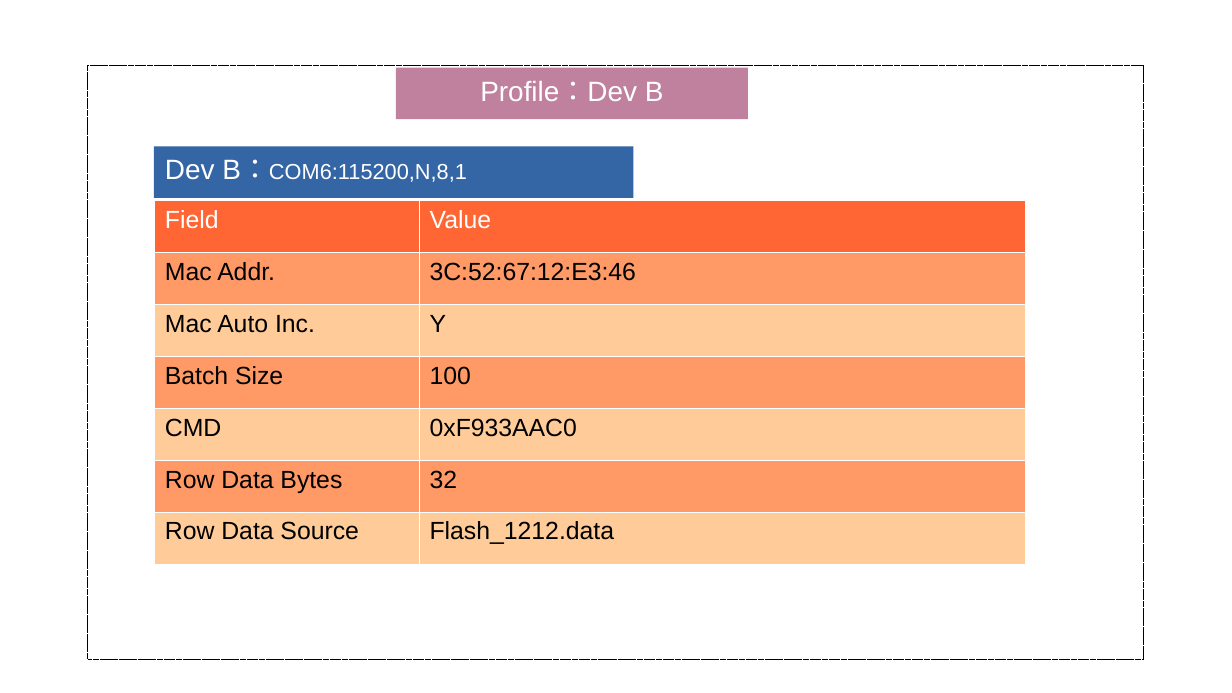
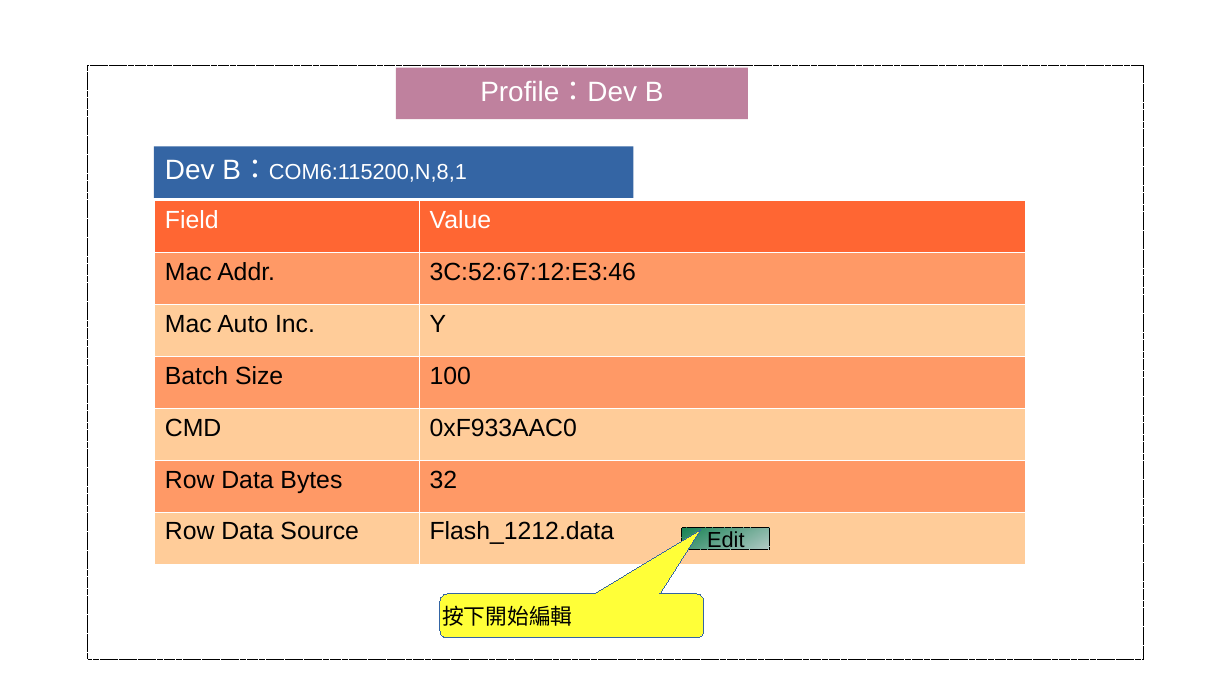
Before and after one commit to tomjpsun/obsidianVaults, a slide deck: slide 3 of DM9051A OTP 燒錄專案/Sketch.odp. Drawn at 1232x693 pixels with LibreOffice and Linux fonts; fonts in the diff are those of the drawing. Boxes give left, top, right and bottom in pixels: in the first picture for what was removed or moved away, otherwise in the second. Text is boxed around its words. In the diff, an @@ line names an element or a change of style, - is before the commit and + after.

```diff
--- a/DM9051A OTP 燒錄專案/Sketch.odp
+++ b/DM9051A OTP 燒錄專案/Sketch.odp
@@ rectangle added at box(682, 528, 770, 550), fill gradient #168253 to #B3CAC7, outline #000000 0 pt dashed, 14 pt, text #000000 @@
+Edit
@@ rounded speech box added at box(440, 594, 704, 637), fill #FFFF38, outline #3465A4 0 pt, 14 pt, text #000000 @@
+按下開始編輯
```
Also in this commit, not shown: 1 slide added, 1 other file.
